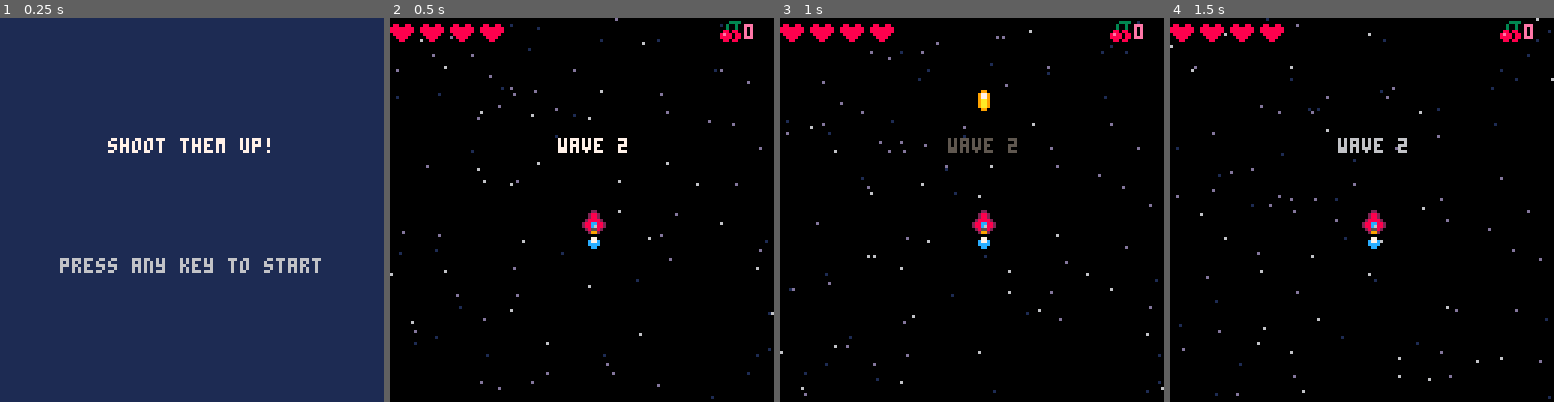
Above: before the commit, frames 1-4 (left to right).
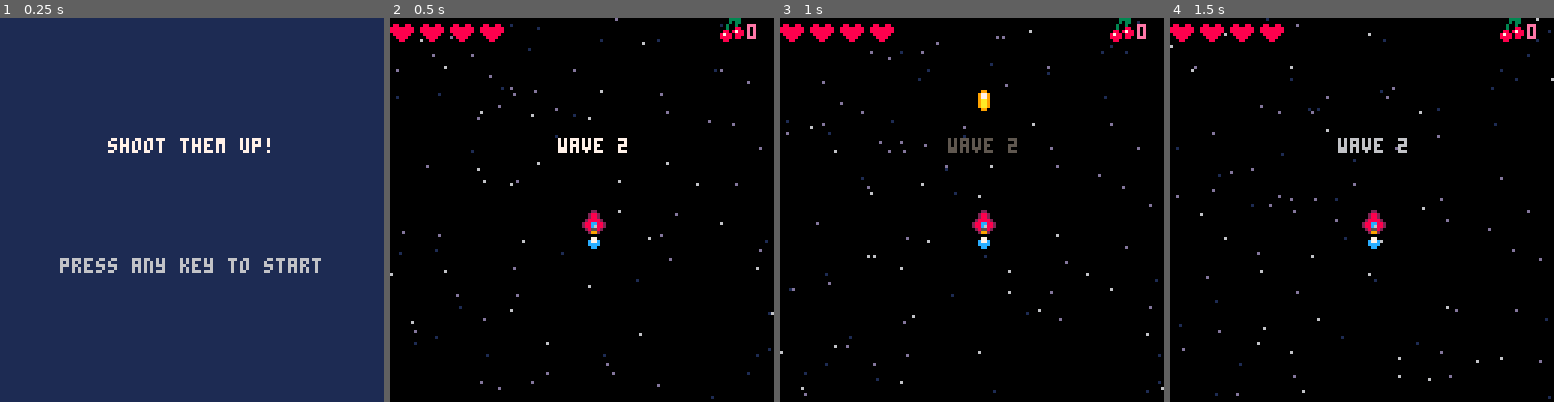
Above: after the commit, the same moments.

Repository: gabriel-jm/pico8-games
Game: PICO-8 cartridge shmup.p8
The game is run twice, just before and just after one commit, with the same random seed, the same clock (stepped at 60 frames per second) and the same inputs.
Inputs:
- Up to frame 1 (0.25 s): no input
- Up to frame 2 (0.5 s): tap X (X key) at 0.33 s
- Up to frame 3 (1 s): tap O (Z key) at 0.7 s
- Up to frame 4 (1.5 s): tap X (X key) at 1.07 s

Frame 1 is identical in both runs. In frame 2, 0.2% of the frame differs, in the area x 86-96%, y 0-7%; in frame 3, 0.2%; in frame 4, 0.2%.

Commit message:
shmup - add random pick ups

Diff:
--- a/shmup.p8
+++ b/shmup.p8
@@ -362,11 +362,11 @@
 	end
 end
 
-function small_shwave(x,y)
+function small_shwave(x,y,col)
 	add(shock_waves,{
 		x=x,
 		y=y,
-		color=9,
+		color=col or 9,
 		r=3,
 		speed=1,
 		target_r=6
@@ -534,6 +534,11 @@
 			del(pick_ups,p)
 			cherry+=1
 			sfx(30)
+			small_shwave(
+				p.x+4,
+				p.y+4,
+				14
+			)
 		end
 	end)
 
@@ -671,7 +676,14 @@
 		spr(flame_spr,ship.x,ship.y+8)
 	end
 
-	foreach(pick_ups,draw_sprite)
+	foreach(pick_ups,function(p)
+		for i=1,15 do
+			pal(i,t%4<2 and 14 or 7)
+		end
+		draw_outline(p)
+		pal()
+		draw_sprite(p)
+	end)
 
 	foreach(enemies,function(e)
 		if e.flash>0 then
@@ -754,7 +766,7 @@
 	end
 
 	spr(48,110,0)
-	print(cherry,118,2,14)
+	print(cherry,119,2,14)
 end
 
 function draw_sprites(list)
@@ -825,6 +837,24 @@
 		80,
 		blink()
 	)
+end
+
+function draw_outline(sprite)
+	local mods={
+		{1,0},{-1,0},{0,1},{0,-1}
+	}
+
+	foreach(mods,function(mod)
+		local mx,my=mod[1],mod[2]
+
+		spr(
+			sprite.spr,
+			sprite.x+mx,
+			sprite.y+my,
+			sprite.spr_width,
+			sprite.spr_width
+		)
+	end)
 end
 -->8
 -- waves and enemies
@@ -970,7 +1000,10 @@
 	sfx(1)
 	del(enemies,en)
 	explode(en.x+4,en.y+4)
-	drop_pick_up(en.x,en.y)
+
+	if rnd()<0.08 then
+		drop_pick_up(en.x,en.y)
+	end
 
 	if en.mission==attac then
 		if (rnd()<0.5) pick_attac()
@@ -1053,14 +1086,14 @@
 00ee000000ee00000077000000000000000000000000000000000000000000000000000000000000000000000000000000000000000000000000000000000000
 00000000000000000000000000000000000000000000000000000000000000000000000000000000000000000000000000000000000000000000000000000000
 00000000000000000000000000000000000000000000000000000000000000000000000000000000000000000000000000000000000000000000000000000000
-00000000000000000000000000000000000000000000000000000000000000000000000000000000000000000000000000000000000000000000000000000000
 00033330000000000000000000000000000000000000000000000000000000000000000000000000000000000000000000000000000000000000000000000000
+00030330000000000000000000000000000000000000000000000000000000000000000000000000000000000000000000000000000000000000000000000000
 00300300000000000000000000000000000000000000000000000000000000000000000000000000000000000000000000000000000000000000000000000000
-00300300000000000000000000000000000000000000000000000000000000000000000000000000000000000000000000000000000000000000000000000000
-08808800000000000000000000000000000000000000000000000000000000000000000000000000000000000000000000000000000000000000000000000000
-8e880880000000000000000000000000000000000000000000000000000000000000000000000000000000000000000000000000000000000000000000000000
+00300880000000000000000000000000000000000000000000000000000000000000000000000000000000000000000000000000000000000000000000000000
+08808788000000000000000000000000000000000000000000000000000000000000000000000000000000000000000000000000000000000000000000000000
+87880888000000000000000000000000000000000000000000000000000000000000000000000000000000000000000000000000000000000000000000000000
 88880880000000000000000000000000000000000000000000000000000000000000000000000000000000000000000000000000000000000000000000000000
-08808800000000000000000000000000000000000000000000000000000000000000000000000000000000000000000000000000000000000000000000000000
+08800000000000000000000000000000000000000000000000000000000000000000000000000000000000000000000000000000000000000000000000000000
 00000000000000000000000000000000000500000000005000000000000000000000000000000000000000000000000000000000000000000000000000000000
 00000000000000000880088999900000055505555555005005055550000555000500050055550050000000000000000000000000000000000000000000000000
 00000000990000000800999999990800500059998885550050005588555555500000000055050500000000000000000000000000000000000000000000000000
Not shown, changed: the sound effects (__sfx__) section of shmup.p8
